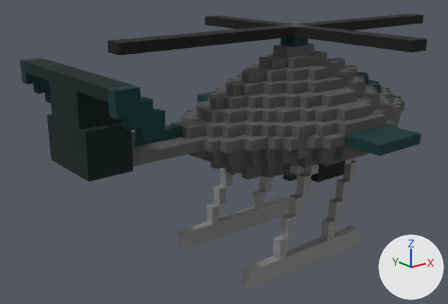
The OBJ model Modelos_obj/Transportes/helicopter.obj as it was, and as the next commit left it.
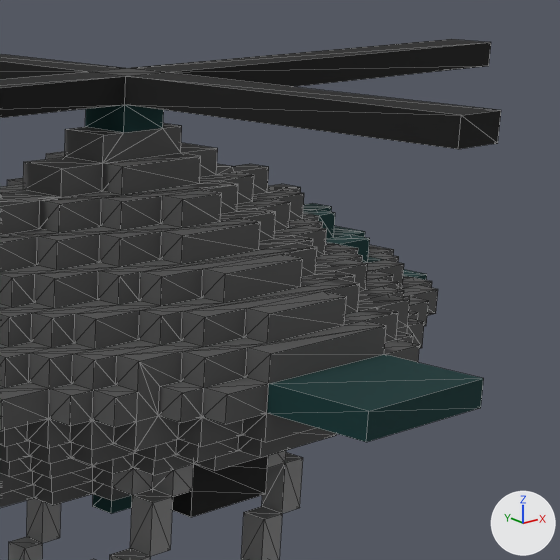
Each version appears first whole from a 50 mm lens placed at (-3.82, -4.61, 3.96), pointed at (0.09, 0.28, 2.01), and next in a close-up on the part from 56% to 100% of the width and 0% to 65% of the height. Every picture has the same lights, and +X, +Y and +Z are marked at lower right. The close-ups show mesh edges as thin lines. Where no turn or scale is listed for an object, it has been applied to the vertices. Vertices at the same position are counted once.

In view in the first close-up: 'Untitled'.
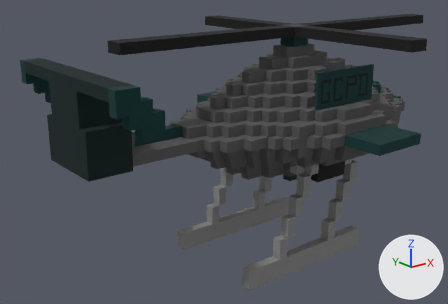
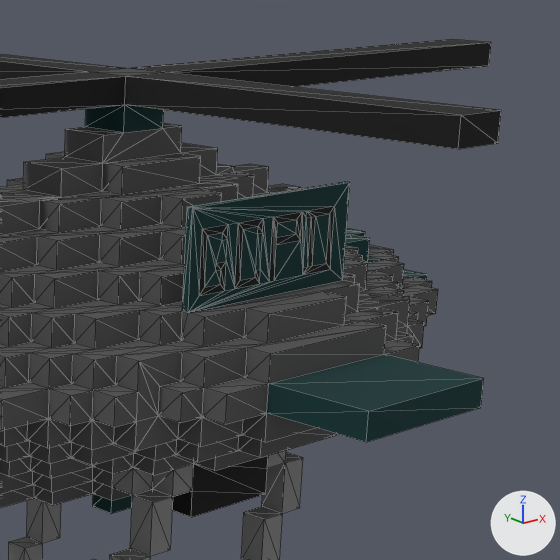
The newer file is also rescaled (x4.0), turned or shifted as a whole; pictures and numbers use the older file's frame.

Where the change shows, as pixel boxes [x1, y1, x2, y2] in the close-ups (560 x 560 px):
part 1 of me_untitled, built on: before [181, 259, 359, 340]; after [181, 182, 359, 340]

What changed in the scene script:
```text
Change me_untitled:
    used by ob_untitled; location = (0.0, 0.0, 0.0)
    remove me_untitled.from_pydata(...)  # 1384 vertices, 2780 faces; spans x -1.8..2.9, y -1.5..1.4, z 0.9..3.3
    add me_untitled.from_pydata(...)  # 1480 vertices, 2972 faces; spans x -1.8..2.9, y -1.5..1.4, z 0.9..3.3
    me_untitled part 1
    12 faces are deleted
    73 vertices are added at x 0.4..1.2, y -0.72..-0.7, z 2.6..2.95
    11 new vertices lie (0.0, 0.0, 0.18) away from vertices in x 0.47..1.1, y -0.72..-0.7, z 2.67..2.7
    5 new vertices lie (0.0, 0.0, 0.05) away from vertices in x 0.55..1.0, y -0.72..-0.7, z 2.6..2.83
    7 new vertices lie (0.0, 0.0, 0.05) away from vertices in x 0.75..0.92, y -0.72..-0.7, z 2.65..2.83
    204 new faces join them
```
